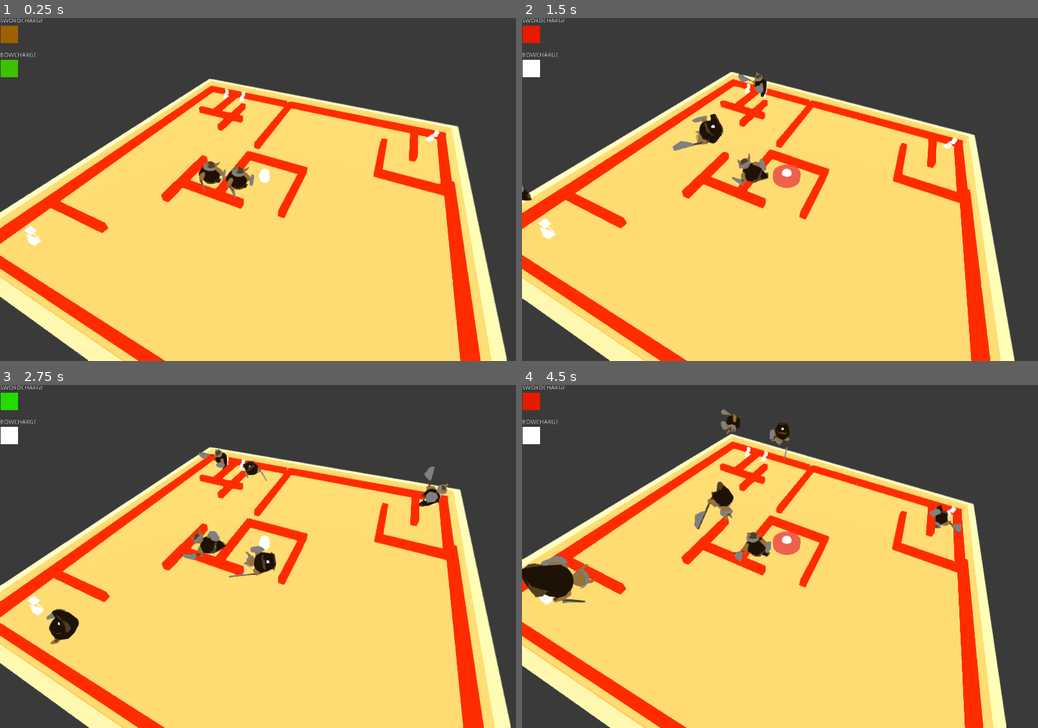
Above: before the commit, frames 1-4 (two rows, left to right).
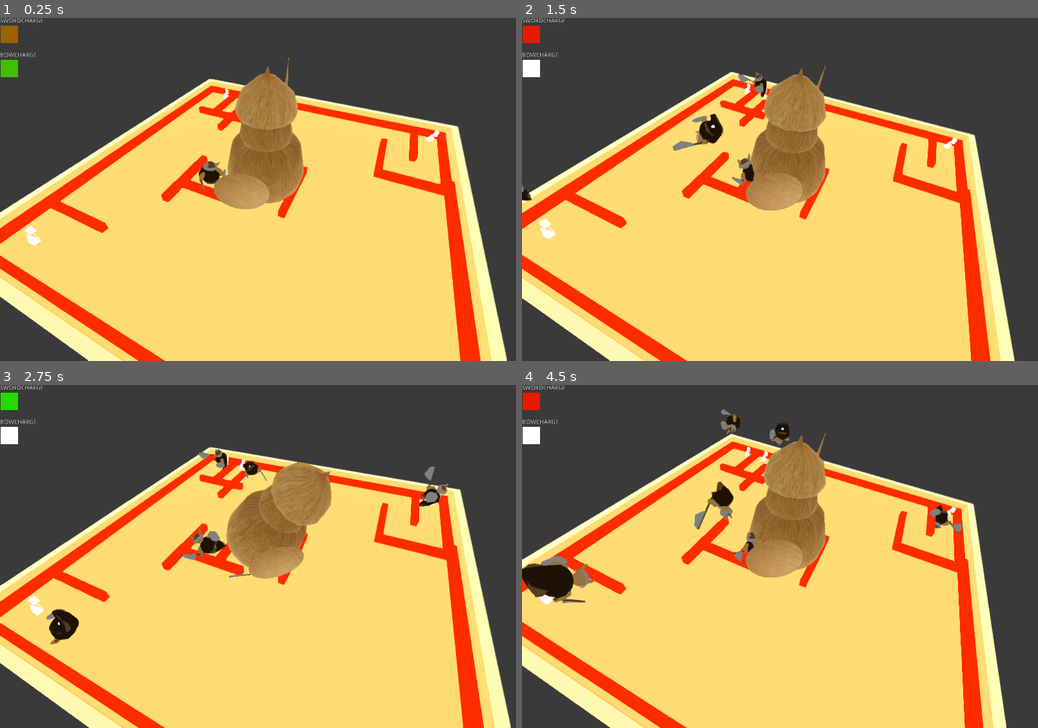
Above: after the commit, the same moments.

Repository: dannytaylor/ld49
Game: Godot game, scene res://levels/test.tscn
The game is run twice, just before and just after one commit, with the same random seed, the same clock (stepped at 60 frames per second) and the same inputs. This scene is started directly instead of the project's main scene.
Inputs (mouse positions are in pixels of both pictures, inside the frame that each line leads up to):
- Up to frame 1 (0.25 s): no input
- Up to frame 2 (1.5 s): move the mouse to (805, 189) at 0.52 s; click (805, 189) at 0.67 s; move the mouse to (754, 189) at 1.27 s; click (754, 189) at 1.42 s
- Up to frame 3 (2.75 s): move the mouse to (268, 549) at 2.02 s; click (268, 549) at 2.17 s
- Up to frame 4 (4.5 s): move the mouse to (774, 563) at 2.77 s; click (774, 563) at 2.92 s; move the mouse to (816, 559) at 3.52 s; click (816, 559) at 3.67 s; move the mouse to (738, 553) at 4.27 s; click (738, 553) at 4.42 s

The runs differ from the first frame. In frame 1, 4.7% of the frame differs, in the area x 41-60%, y 11-56%; in frame 2, 4.6%; in frame 3, 4.4%; in frame 4, 4.6%.
Error before the commit: Attempt to call function 'play' in base 'null instance' on a null instance. (res://levels/Hero.gd:95)

Commit message:
merge autocharges

Diff:
--- a/project/levels/test.tscn
+++ b/project/levels/test.tscn
@@ -6,6 +6,7 @@
 [ext_resource path="res://objects/Enemy/Enemy.tscn" type="PackedScene" id=4]
 [ext_resource path="res://objects/Camp/Camp.tscn" type="PackedScene" id=5]
 [ext_resource path="res://levels/Hero.gd" type="Script" id=6]
+[ext_resource path="res://assets/meshes/player_mesh.tscn" type="PackedScene" id=7]
 
 [sub_resource type="BoxShape" id=1]
 
@@ -16,7 +17,7 @@
 [sub_resource type="BoxShape" id=4]
 extents = Vector3( 15, 15, 2 )
 
-[node name="Spatial" type="Spatial"]
+[node name="Spatial2" type="Spatial"]
 
 [node name="Board" parent="." instance=ExtResource( 1 )]
 
@@ -408,6 +409,9 @@
 mesh = SubResource( 3 )
 material/0 = null
 script = ExtResource( 6 )
+
+[node name="HeroMesh" parent="Hero" instance=ExtResource( 7 )]
+transform = Transform( 6.66667, 0, 0, 0, -2.91409e-07, 6.66667, 0, -6.66667, -2.91409e-07, 0, 5.70489e-08, 1.30513 )
 
 [node name="SwordCharge" type="Label" parent="Hero"]
 margin_right = 101.0
Not shown: 1 places in project/levels/test.tscn that only renumber resources
